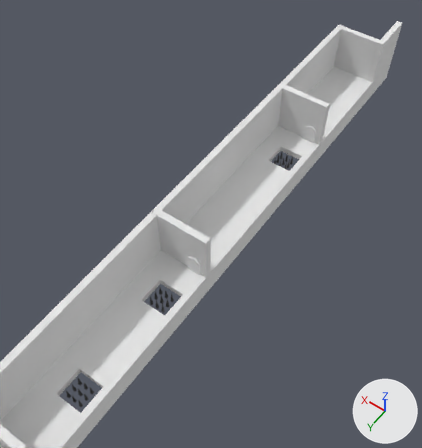
Two versions of the Blender file Assets/Objects/level01.blend, one commit apart.
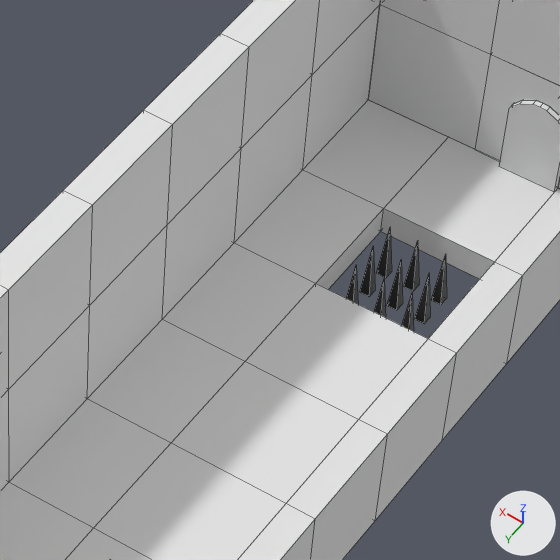
Old and new are each drawn from a 50 mm camera at (-16.54, 15.01, 34.38) aimed at (0.31, -8.58, -2.68) and again close up on the part from 49% to 75% of the width and 24% to 48% of the height. Lighting does not change. The marker at lower right points along +X, +Y and +Z. The close-ups show mesh edges as thin lines.

Script lines for the objects in view, before the commit:
```python
me_cone_003 = bpy.data.meshes.new('Cone.003')
me_cone_003.from_pydata(...)  # 45 vertices, 45 faces; spans x -0.588..0.588, y -0.588..0.588, z -0.306..0.694
me_cone_003.materials.append(mat_wall2_png_188)  # picture img_wall2_png_188
me_cube_104 = bpy.data.meshes.new('Cube.104')
me_cube_104.from_pydata(...)  # a box spanning x -0.5..0.5, y -2.0..2.0, z -2.0..2.0
me_cube_104.materials.append(mat_material_104)  # white #e7e7e7
me_cube_125 = bpy.data.meshes.new('Cube.125')
me_cube_125.from_pydata(...)  # a box spanning x -1.0..1.0, y -1.0..1.0, z -1.0..1.0
me_cube_125.materials.append(mat_material_125)  # its picture is missing
ob_cube_100 = bpy.data.objects.new('Cube.100', me_cube_104)
ob_cube_100.location = (0.75, -13.69, 1.25)
ob_cube_100.scale = (0.5, 0.5, 0.5)
ob_cube_120 = bpy.data.objects.new('Cube.120', me_cube_125)
ob_cube_120.location = (-2.0, -13.69, 0.0)
ob_cube_120.scale = (1.0, 1.0, 0.25)
ob_spikes_001 = bpy.data.objects.new('Spikes.001', me_cone_003)
ob_spikes_001.location = (-1.93, -15.61, -0.14)
# also in view: 'Cube.091' at (0.75, -7.69, 3.25); 'Cube.102' at (-3.25, -11.69, -0.75); 'Cube.113' at (-3.25, -17.69, -0.75); 'Cube.088' at (-2.0, -9.69, 0.0); 'Cube.109' at (0.75, -15.69, 3.25)
```
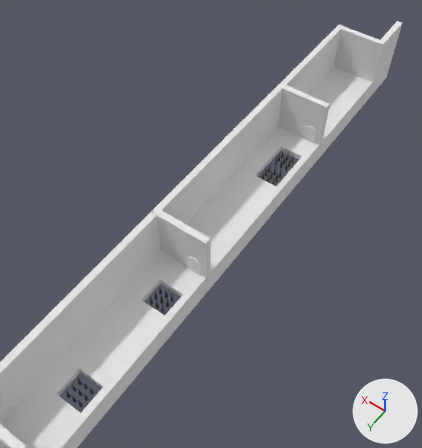
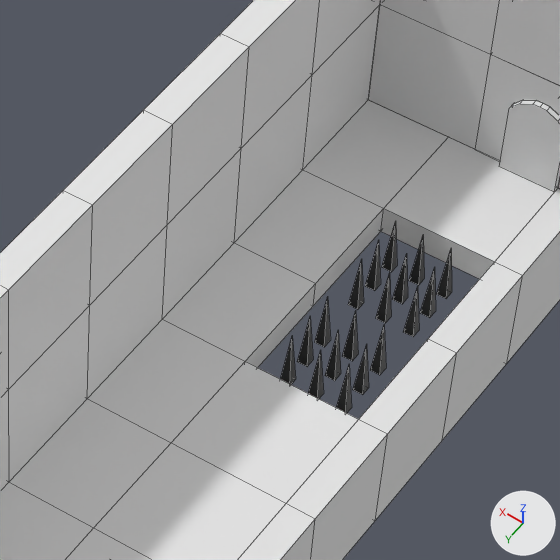
Location of each change, [x1, y1, x2, y2] in pixels of the close-ups (560 x 560 px):
'Cube.120', deleted
    before: [246, 284, 428, 419]
'Spikes.001', moved
    before: [347, 229, 447, 331]
    after: [348, 221, 452, 337]
'Spikes.003', added (black)
    after: [281, 297, 386, 413]

Patch to the scene script:
```diff
--- a/Assets/Objects/level01.blend.py
+++ b/Assets/Objects/level01.blend.py
@@ img_wall2_png_197 @@
+img_wall2_png_197 = load_image('wall2.png.197', 'wall2.png', 64, 51, 'sRGB')
@@ mat_wall2_png_197 @@
+mat_wall2_png_197 = principled_material('wall2.png.197')
+mat_wall2_png_197.texture = img_wall2_png_197
@@ me_cone_000 @@
+me_cone_000.from_pydata(...)  # 45 vertices, 45 faces; spans x -0.588..0.588, y -0.588..0.588, z -0.306..0.694
+me_cone_000.materials.append(mat_wall2_png_197)  # picture img_wall2_png_197
@@ ob_cube_120 @@
-ob_cube_120 = bpy.data.objects.new('Cube.120', me_cube_125)
-ob_cube_120.location = (-2.0, -13.69, 0.0)
-ob_cube_120.scale = (1.0, 1.0, 0.25)
@@ ob_spikes_001 @@
 ob_spikes_001 = bpy.data.objects.new('Spikes.001', me_cone_003)
-ob_spikes_001.location = (-1.93, -15.61, -0.14)
+ob_spikes_001.location = (-1.93, -15.78, -0.14)
@@ ob_spikes_003 @@
+ob_spikes_003 = bpy.data.objects.new('Spikes.003', me_cone_000)
+ob_spikes_003.location = (-1.93, -13.8, -0.14)
```
